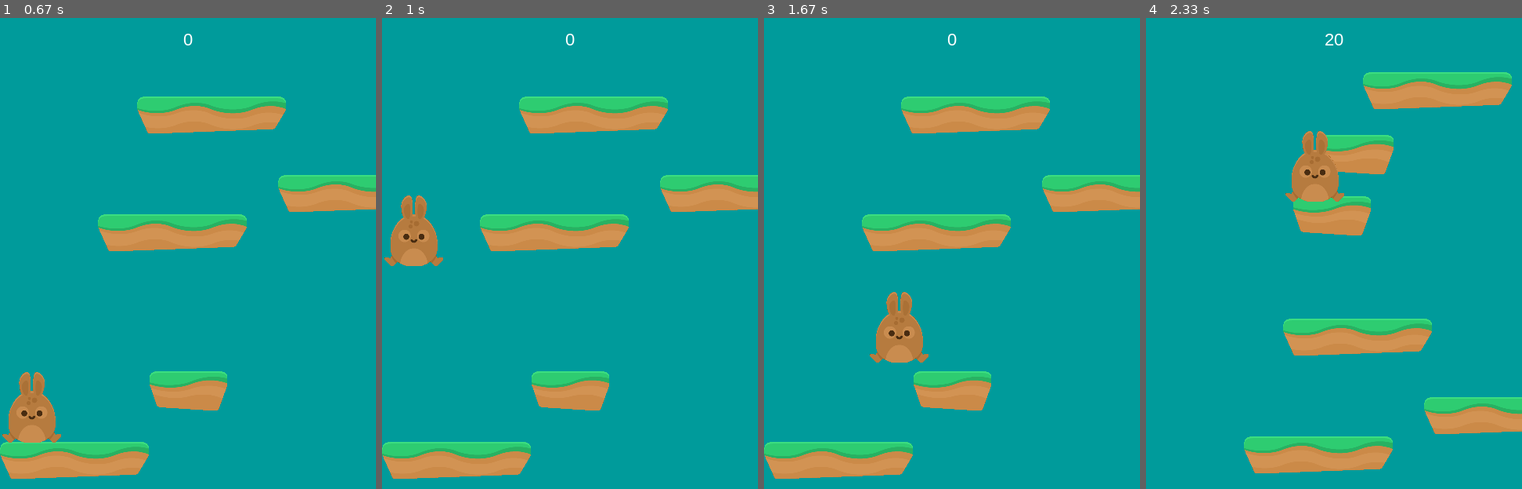
Above: before the commit, frames 1-4 (left to right).
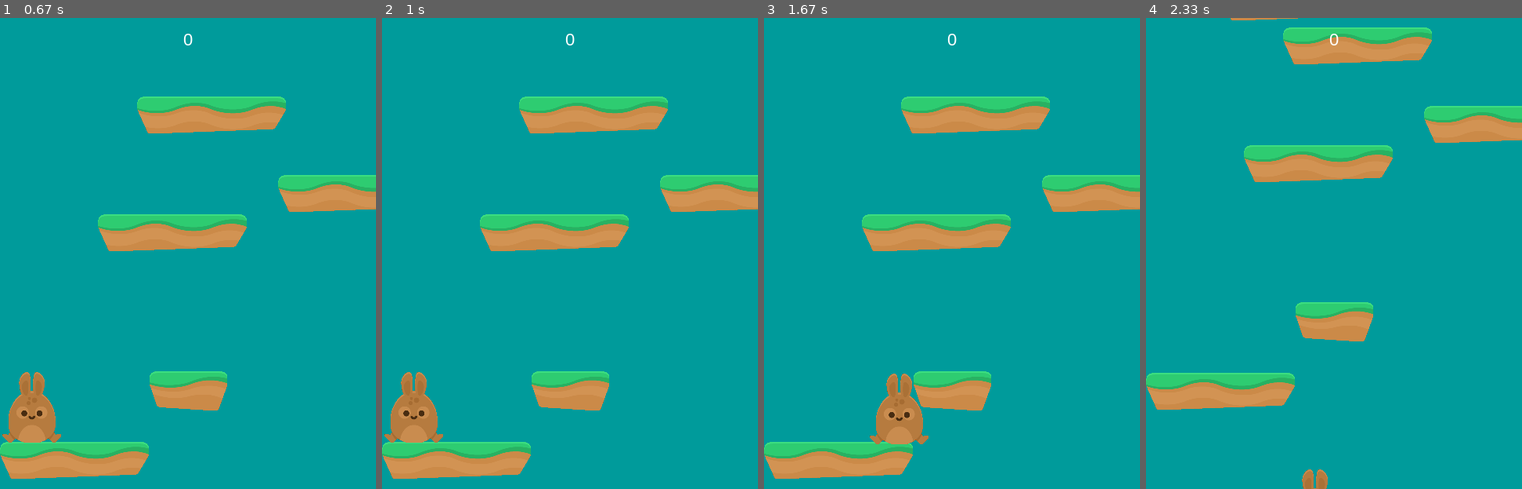
Above: after the commit, the same moments.

Repository: Flame753/games
Game: pygame game, started from platform/main.py
Same seed, same stepped clock (60 frames per second), same inputs: the game is played once before the commit and once after it.
Inputs:
- Up to frame 1 (0.67 s): tap Enter at 0.33 s
- Up to frame 2 (1 s): tap Space at 0.67 s
- Up to frame 3 (1.67 s): hold Right 1-1.47 s; tap Space at 1.07, 1.37, 1.57 s; hold Right from 1.5 s (still down)
- Up to frame 4 (2.33 s): tap Space at 1.87, 2.07 s; release Right at 1.97 s; hold Left from 2 s (still down)

Frame 1 is identical in both runs. In frame 2, 2.9% of the frame differs, in the area x 0-17%, y 37-91%; in frame 3, 2.9%; in frame 4, 23%, in the area x 0-100%, y 0-100%.

Commit message:
Improved Jumping

Diff:
--- a/platform/main.py
+++ b/platform/main.py
@@ -67,8 +67,14 @@
         if self.player.vel.y > 0:
             hits = pg.sprite.spritecollide(self.player, self.platforms, False)
             if hits:
-                self.player.pos.y = hits[0].rect.top
-                self.player.vel.y = 0
+                lowest = hits[0]
+                for hit in hits:
+                    if hit.rect.bottom > lowest.rect.bottom:
+                        lowest = hit
+                if self.player.pos.y < hits[0].rect.centery:
+                    self.player.pos.y = hits[0].rect.top
+                    self.player.vel.y = 0
+                    self.player.jumping = False
 
         # if player reaches top 1/4 of screen
         if self.player.rect.top <= HEIGHT / 4:
@@ -92,7 +98,7 @@
         while len(self.platforms) < 6:
             width = random.randrange(50, 100)
             p = Platform(self, random.randrange(0, WIDTH - width),
-                         random.randrange(-75, -30))
+                         random.randrange(-70, -25))
             self.platforms.add(p)
             self.all_sprites.add(p)
 
@@ -107,6 +113,9 @@
             if event.type == pg.KEYDOWN:
                 if event.key == pg.K_SPACE:
                     self.player.jump()
+            if event.type == pg.KEYUP:
+                if event.key == pg.K_SPACE:
+                    self.player.jump_cut()
 
     def draw(self):
         # game Loop - Draw
--- a/platform/sprites.py
+++ b/platform/sprites.py
@@ -51,12 +51,18 @@
         self.jump_frame = self.game.spritesheet.get_image(382, 763, 150, 181)
         self.jump_frame.set_colorkey(BLACK)
 
+    def jump_cut(self):
+        if self.jumping:
+            if self.vel.y < -3:
+                self.vel.y = -3
+
     def jump(self):
         # jump only if standing on a platform
         self.rect.x += 2
         hits = pg.sprite.spritecollide(self, self.game.platforms, False)
         self.rect.x -= 2
-        if hits:
+        if hits and not self.jumping:
+            self.jumping = True
             self.vel.y = -PLAYER_JUMP
 
     def update(self):
